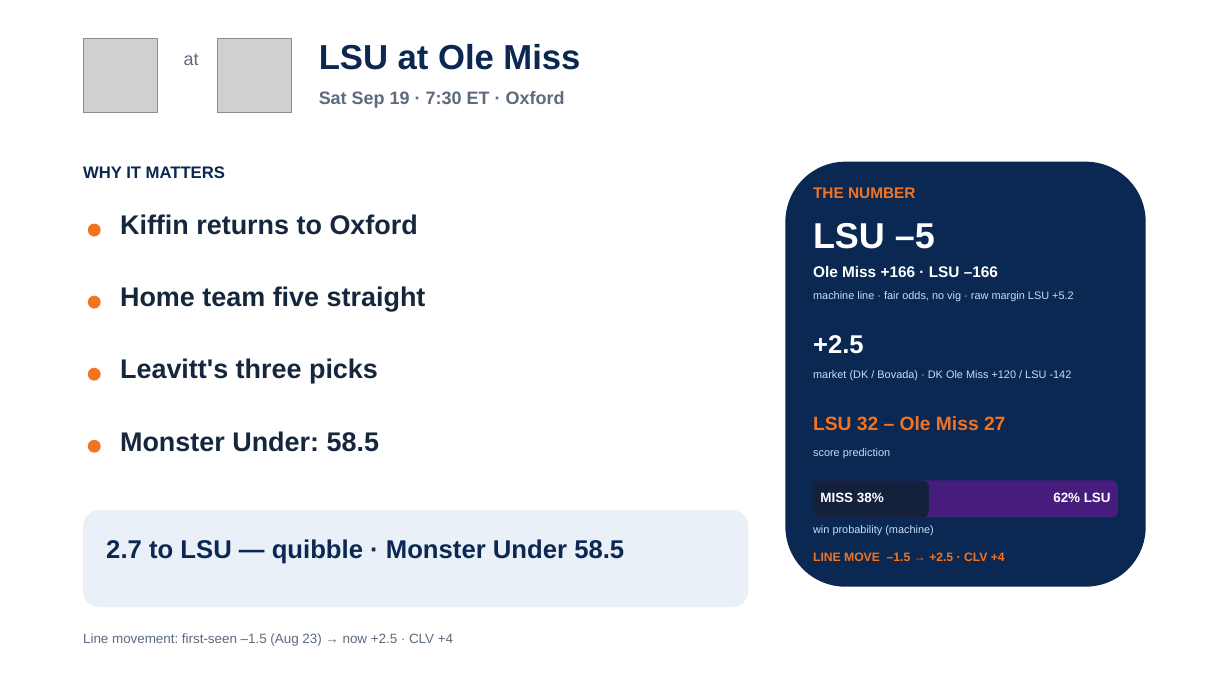
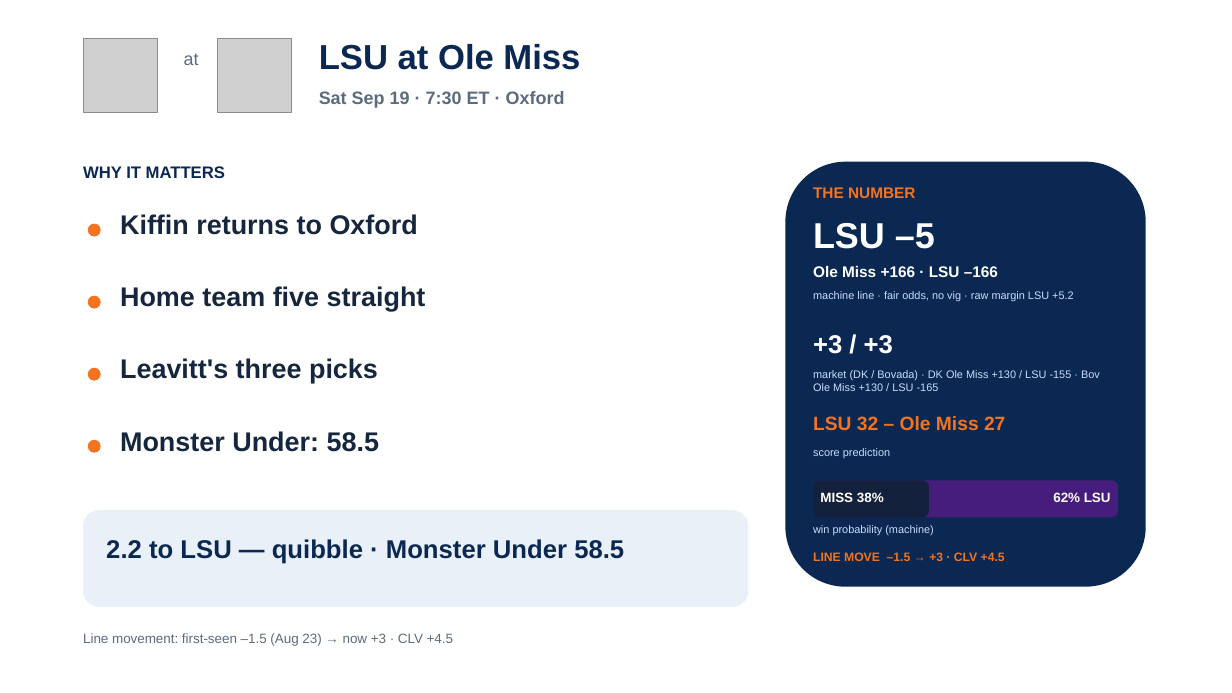
Before and after one commit to lucasalvarezflorida-lab/ncaa-fbs-analytics, a slide deck: slide 18 of decks/2026_Week3_Episode4.pptx. Drawn at 1232x693 pixels with LibreOffice and Linux fonts; fonts in the diff are those of the drawing; grey boxes stand for pictures. Boxes give left, top, right and bottom in pixels: in the first picture for what was removed or moved away, otherwise in the second. Text is boxed around its words. In the diff, an @@ line names an element or a change of style, - is before the commit and + after.

```diff
--- a/decks/2026_Week3_Episode4.pptx
+++ b/decks/2026_Week3_Episode4.pptx
@@ text at (813, 335, 893, 354): text changed @@
-+2.5
++3 / +3
@@ text at (813, 370, 1100, 391): text changed @@
-market (DK / Bovada) · DK Ole Miss +120 / LSU -142
+market (DK / Bovada) · DK Ole Miss +130 / LSU -155 · Bov Ole Miss +130 / LSU -165
@@ text at (106, 539, 624, 564): text changed @@
-2.7 to LSU — quibble · Monster Under 58.5
+2.2 to LSU — quibble · Monster Under 58.5
@@ text at (813, 552, 1005, 561): text changed @@
-LINE MOVE –1.5 → +2.5 · CLV +4
+LINE MOVE –1.5 → +3 · CLV +4.5
@@ text at (83, 633, 453, 646): text changed @@
-Line movement: first-seen –1.5 (Aug 23) → now +2.5 · CLV +4
+Line movement: first-seen –1.5 (Aug 23) → now +3 · CLV +4.5
```
Also in this commit, not shown: 6 other slides changed, 7 other files.
